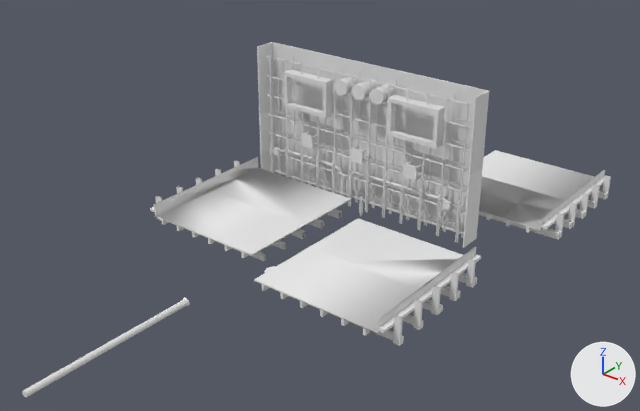
Two versions of the FBX model Assets/Wall Components/Wall Animations/Pass/VictoryAnimation.fbx, one commit apart.
Before and after are seen from a 50 mm camera at (22.7, -31.6, 18.9) aimed at (-0.9, -2.1, 0.6). Every picture has the same lights, and +X, +Y and +Z are marked at lower right. Where no turn or scale is listed for an object, it has been applied to the vertices.

The first picture shows 'FinalFormwork', 'FinalFormwork2', 'FinalFormwork4', 'Formwork', 'Hose', 'HvacLeft', 'HvacRight', 'LeftFormworkPart', 'LowerFormwork', 'RebarHorizontalBottom', 'RebarVerticalLeft', 'RebarVerticalRight', 'RightFormworkPart'.
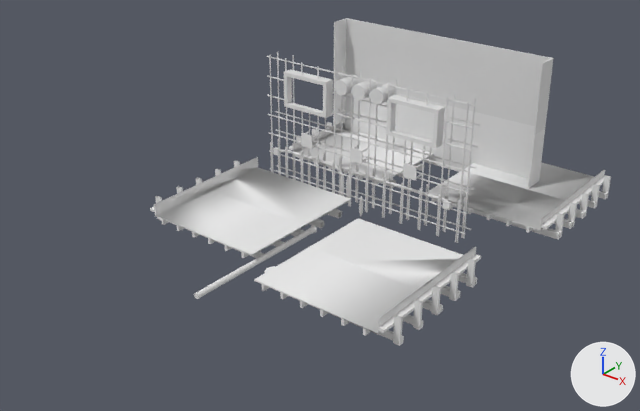
Boxes (x1, y1, x2, y2) around the edits, measured in the pictures (640 x 411 px):
'Formwork', moved
    before: (272, 42, 489, 164)
    after: (346, 18, 554, 126)
'LowerFormwork', moved
    before: (259, 109, 483, 248)
    after: (333, 92, 545, 188)
'Hose', moved
    before: (22, 297, 190, 397)
    after: (194, 225, 317, 299)
'RightFormworkPart', moved
    before: (469, 91, 489, 176)
    after: (534, 58, 553, 135)
'LeftFormworkPart', moved
    before: (257, 42, 274, 115)
    after: (334, 18, 347, 81)
'FinalFormwork3', unchanged, uncovered by the edit
    after: (289, 121, 434, 187)

What the commit changed:
Object 'Hose' (ob_hose) moves from (0.0, -15.62, 0.23) to (0.0, -7.65, 0.23).
Object 'RightFormworkPart' (ob_rightformworkpart) moves from (0.0, 0.0, 0.0) to (0.0, 6.1, 0.0).
Object 'Formwork' (ob_formwork) moves from (0.0, 0.0, 0.0) to (0.0, 6.1, 0.0).
Object 'LeftFormworkPart' (ob_leftformworkpart) moves from (0.0, 0.0, 0.0) to (0.0, 6.1, 0.0).
Object 'LowerFormwork' (ob_lowerformwork) moves from (0.0, 0.0, 0.0) to (0.0, 6.1, 0.0).
